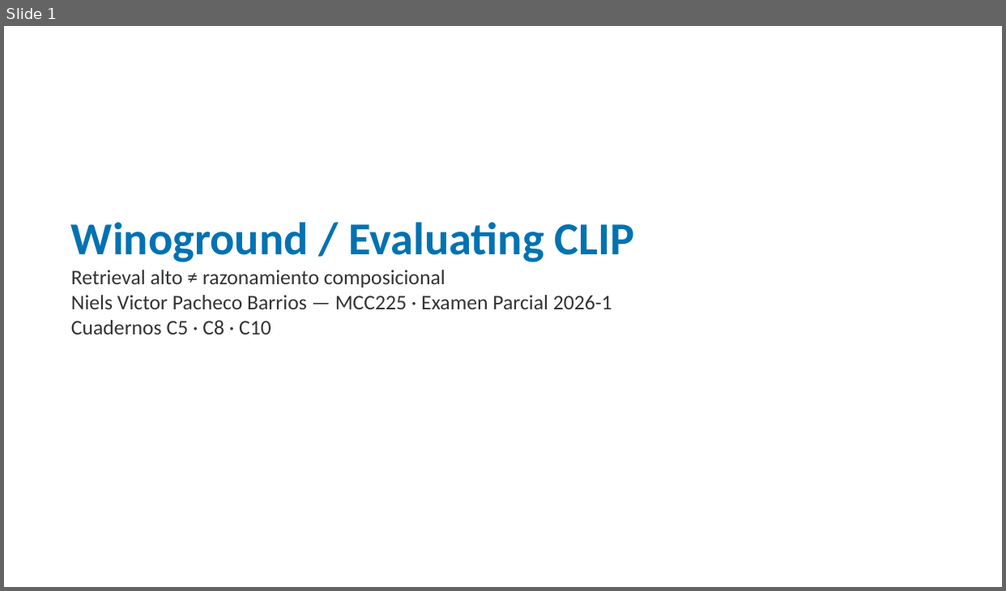
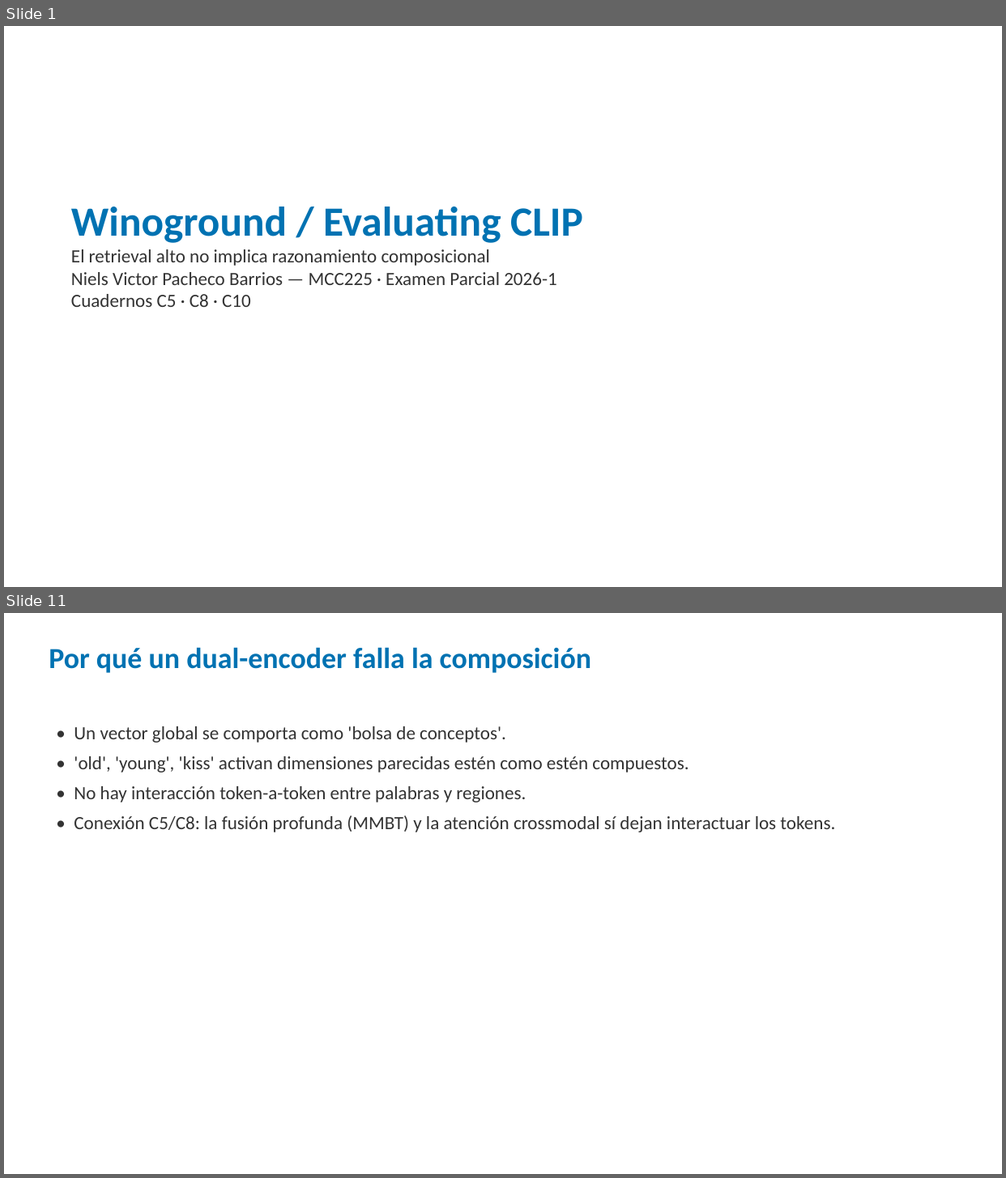
Before and after one commit to nielspac177/Winoground-Evaluating-CLIP-MCC225, a slide deck: slides/pptx/defensa_winoground.pptx. Shown one above the other, each under a label of ours: slide 1 before the commit, slides 1 and 11 after it; the slides between them are not shown. The pictures are 1006x591 and 1006x1178 pixels, drawn with LibreOffice and Linux fonts; fonts in the diff are those of the drawing. Boxes give left, top, right and bottom in pixels: in the first picture for what was removed or moved away, otherwise in the second. Text is boxed around its words. In the diff, an @@ line names an element or a change of style, - is before the commit and + after.

```diff
--- a/slides/pptx/defensa_winoground.pptx
+++ b/slides/pptx/defensa_winoground.pptx
@@ slide 11 added at bbox=[4, 613, 1002, 1174], background #FFFFFF @@
@@ text added at bbox=[49, 647, 591, 673], 28 pt, text #0072B2, bold @@
+Por qué un dual-encoder falla la composición
@@ text added at bbox=[74, 726, 835, 833], 18 pt, text #333333 @@
+• Un vector global se comporta como 'bolsa de conceptos'.
+• 'old', 'young', 'kiss' activan dimensiones parecidas estén como estén compuestos.
+• No hay interacción token-a-token entre palabras y regiones.
+• Conexión C5/C8: la fusión profunda (MMBT) y la atención crossmodal sí dejan interactuar los tokens.
@@ slide 1 changed as well @@
@@ text "Winoground / Evaluating CLIP": place and size @@
-text "Winoground / Evaluating CLIP" at bbox=[71, 222, 635, 335]
+text "Winoground / Evaluating CLIP" at bbox=[71, 207, 583, 307]
@@ text at bbox=[71, 207, 583, 307]: size 44 to 40 pt in "Winoground / Evaluating CLIP"; size 20 to 18 pt in "Niels Victor Pacheco Barrios — MCC225 · ...", "Cuadernos C5 · C8 · C10" @@
@@ text at bbox=[71, 250, 490, 266]: text changed; size 20 to 18 pt @@
-Retrieval alto ≠ razonamiento composicional
+El retrieval alto no implica razonamiento composicional
```
Also in this commit, not shown: 1 other slide changed, 26 other slides added, 6 slides removed, 4 other files.
